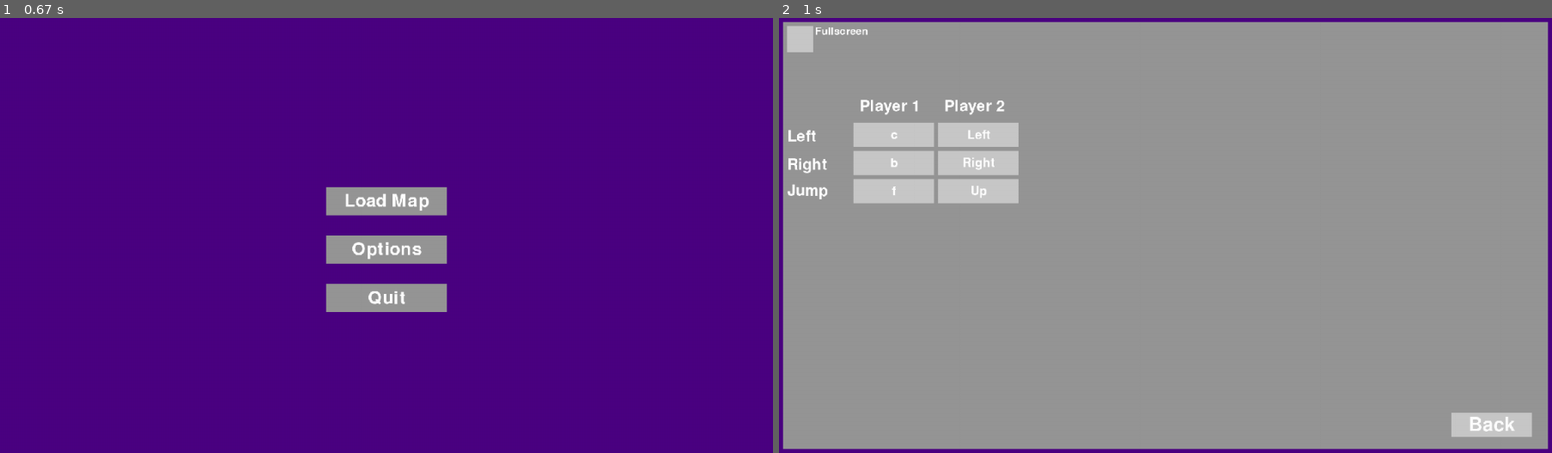
Above: before the commit, frames 1-2 (left to right).
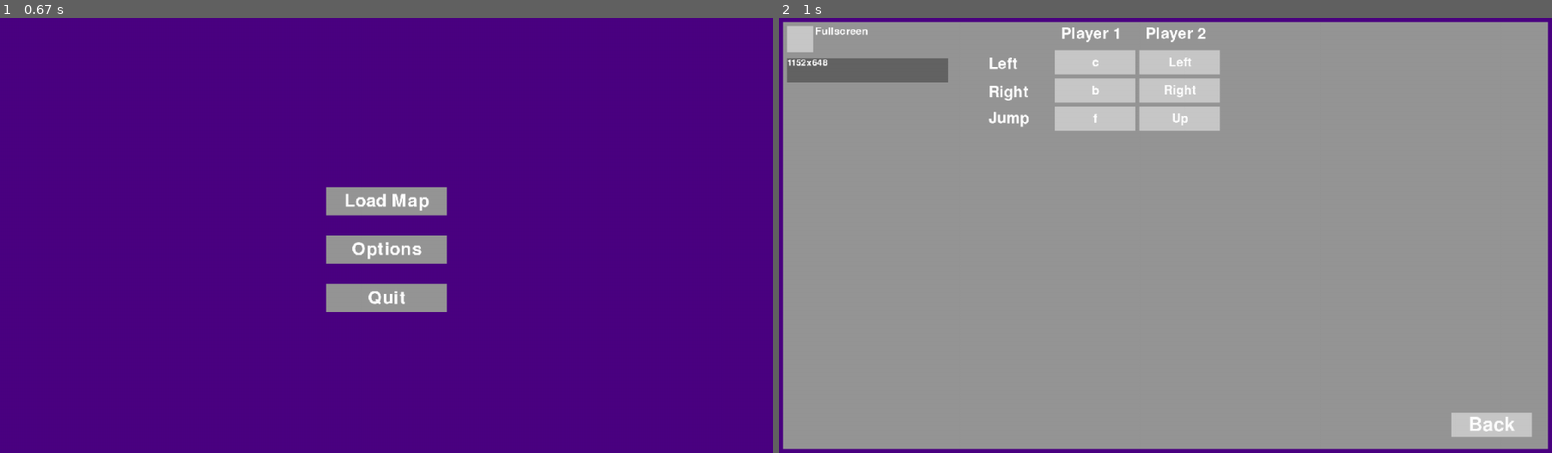
Above: after the commit, the same moments.

Repository: EvannBerthou/PygamePlatformer
Game: pygame game, started from main.py
Same seed, same stepped clock (60 frames per second), same inputs: the game is played once before the commit and once after it.
Inputs (mouse positions are in pixels of both pictures, inside the frame that each line leads up to):
- Up to frame 1 (0.67 s): no input
- Up to frame 2 (1 s): click (1134, 252) at 0.93 s

Frame 1 is identical in both runs. In frame 2, 8.9% of the frame differs, in the area x 1-57%, y 2-43%.

Commit message:
Fixed a bug with dropdown expanding when not clicking on choice

Diff:
--- a/UI.py
+++ b/UI.py
@@ -278,6 +278,7 @@
         super().__init__(x,y)
         self.case_height = h
         h *= len(choices) + 1
+        self.choice_rect = pygame.Rect(x,y,w,self.case_height)
         self.rect = pygame.Rect(x,y,w,h)
         self.surface = pygame.Surface((w, h), SRCALPHA)
 
@@ -326,7 +327,7 @@
                 self.opened = not self.opened
 
     def is_hovered(self, mouse_position):
-        return self.rect.collidepoint(mouse_position)
+        return self.choice_rect.collidepoint(mouse_position)
 
 class LevelButton(Button):
     def __init__(self, x,y,w,h, map_name, map_author, color, callback, args, center_text = False, font_size = 46):
--- a/data/MainMenu/MainMenu.py
+++ b/data/MainMenu/MainMenu.py
@@ -150,24 +150,24 @@
                                                 ["1920x1080", "1366x768", "1280x720", "1152x664", "960x540","640x360"],
                                                 (100,100,100), (75,75,75), self.change_resolution)
 
-        #self.ui_manager.add(self.resolution_dropdown)
+        self.ui_manager.add(self.resolution_dropdown)
 
         self.ui_manager.add(UI.Button(main_menu.game.DESING_W - 250, main_menu.game.DESING_H - 100, 200,60,
                                         "Back", (200,200,200), main_menu.main_menu, [],
                                         center_text = True, font_size = 70))
 
-        p1_text = UI.Text(200, 200, "Player 1", 56, (255,255,255))
-        p2_text = UI.Text(410, 200, "Player 2", 56, (255,255,255))
-        left_text = UI.Text(20, 275, "Left", 56, (255,255,255))
-        right_text = UI.Text(20, 345, "Right", 56, (255,255,255))
-        jump_text = UI.Text(20, 410, "Jump", 56, (255,255,255))
+        p1_text = UI.Text(700, 20, "Player 1", 56, (255,255,255))
+        p2_text = UI.Text(910, 20, "Player 2", 56, (255,255,255))
+        left_text = UI.Text(520, 95, "Left", 56, (255,255,255))
+        right_text = UI.Text(520, 165, "Right", 56, (255,255,255))
+        jump_text = UI.Text(520, 230, "Jump", 56, (255,255,255))
         self.ui_manager.add(p1_text)
         self.ui_manager.add(p2_text)
         self.ui_manager.add(left_text)
         self.ui_manager.add(right_text)
         self.ui_manager.add(jump_text)
 
-        keybind_grid = UI.Grid(175,250,600,300,200,60,10,10)
+        keybind_grid = UI.Grid(675,70,600,300,200,60,10,10)
         cfg = main_menu.game.config
         keybind_grid.add(UI.Button, [self.key_to_char(cfg['p1_left']), (200,200,200), self.set_keybind, ['p1_left'], True])
         keybind_grid.add(UI.Button, [self.key_to_char(cfg["p2_left"]), (200,200,200), self.set_keybind, ['p2_left'], True])
